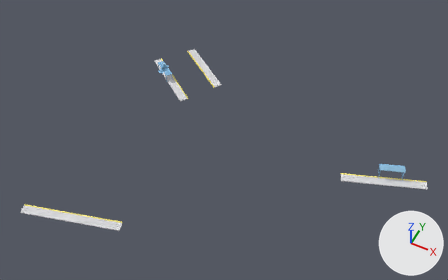
What one commit did to the glTF model bern-research/stations/models/8576999-bern-upd-waldau.glb.
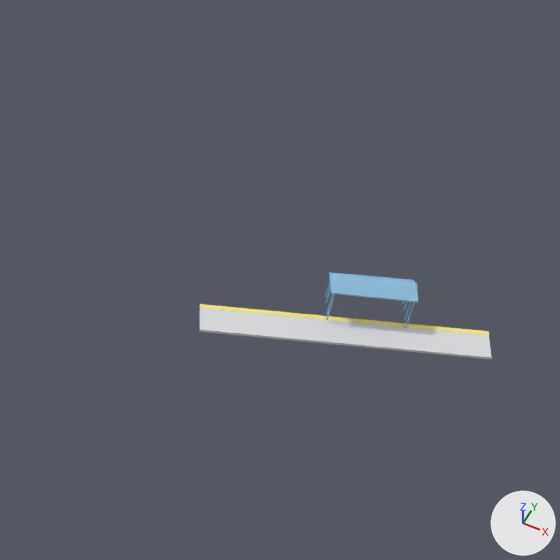
Old and new are each drawn whole from a 50 mm camera at (52.1, -92.5, 133.5) aimed at (1.3, 9.2, 6.4) and again close up on the part from 63% to 100% of the width and 29% to 89% of the height. Every picture has the same lights, and +X, +Y and +Z are marked at lower right. The first two pictures are the older version.

Before the edit, the objects in view are built like this:
```python
me_boarding_edge_0 = bpy.data.meshes.new('boarding_edge@0')
me_boarding_edge_0.from_pydata(...)  # 36 vertices, 56 faces; spans x -38.2..54.8, y -29.8..43.9, z -0.3..0.4
me_boarding_edge_0.materials.append(mat_boarding_edge)  # yellow #f7e76f
me_canopy_0 = bpy.data.meshes.new('canopy@0')
me_canopy_0.from_pydata(...)  # 40 vertices, 60 faces; spans x 41.78..48.88, y 20.73..24.82, z 0.0..3.5
me_canopy_0.materials.append(mat_canopy)  # blue #a0d3f3
me_platform_body_0 = bpy.data.meshes.new('platform_body@0')
me_platform_body_0.from_pydata(...)  # 36 vertices, 56 faces; spans x -38.2..55.6, y -32.0..45.8, z -0.3..0.4
me_platform_body_0.materials.append(mat_platform_body)  # light grey #dadadd
ob_boarding_edge_0 = bpy.data.objects.new('boarding_edge@0', me_boarding_edge_0)
ob_boarding_edge_0.location = (0.0, 0.0, 0.0)
ob_canopy_0 = bpy.data.objects.new('canopy@0', me_canopy_0)
ob_canopy_0.location = (0.0, 0.0, 0.0)
ob_platform_body_0 = bpy.data.objects.new('platform_body@0', me_platform_body_0)
ob_platform_body_0.location = (0.0, 0.0, 0.0)
```
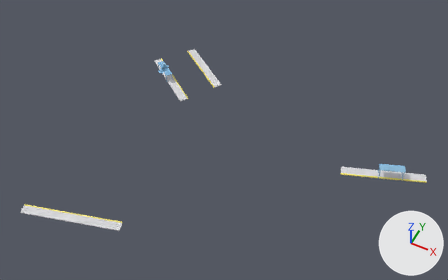
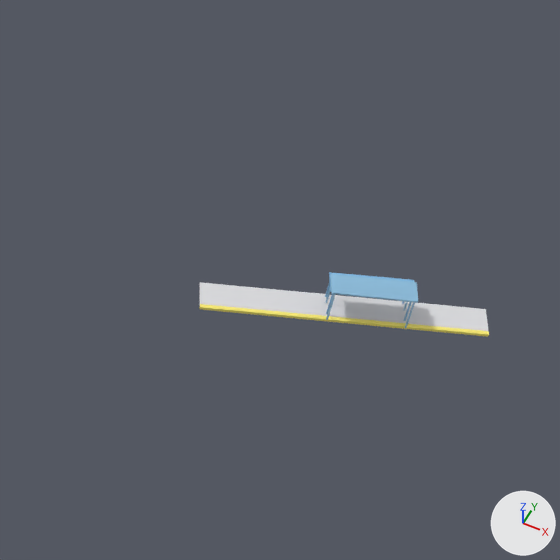
What changed in the scene script:
```text
Change me_platform_body_0:
    used by ob_platform_body_0; location = (0.0, 0.0, 0.0)
    remove me_platform_body_0.from_pydata(...)  # 36 vertices, 56 faces; spans x -38.2..55.6, y -32.0..45.8, z -0.3..0.4
    add me_platform_body_0.from_pydata(...)  # 36 vertices, 56 faces; spans x -38.2..54.8, y -32.0..45.8, z -0.3..0.4
    me_platform_body_0 part 1: the loose piece of 8 vertices spanning x 32.9..55.6, y 15.3..25.5, z -0.3..-0.1 is moved by (-0.8, 2.4, 0.0)
```

Where the change shows, as pixel boxes (x1, y1, x2, y2) in the close-ups (560 x 560 px):
'platform_body@0', reshaped: before (200, 308, 492, 359); after (199, 282, 488, 331)
